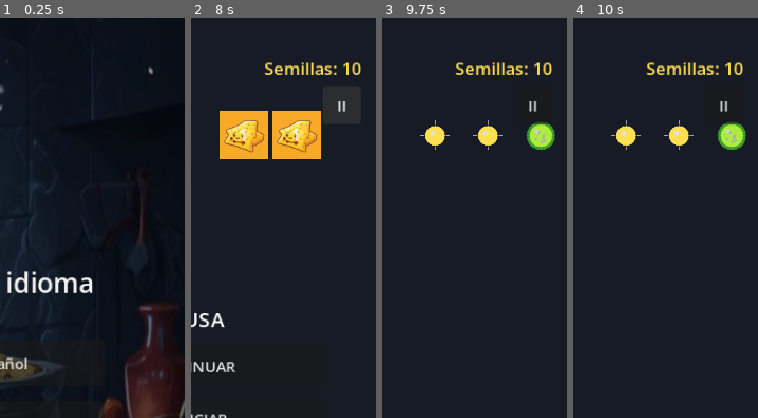
Above: before the commit, frames 1-4 (left to right).
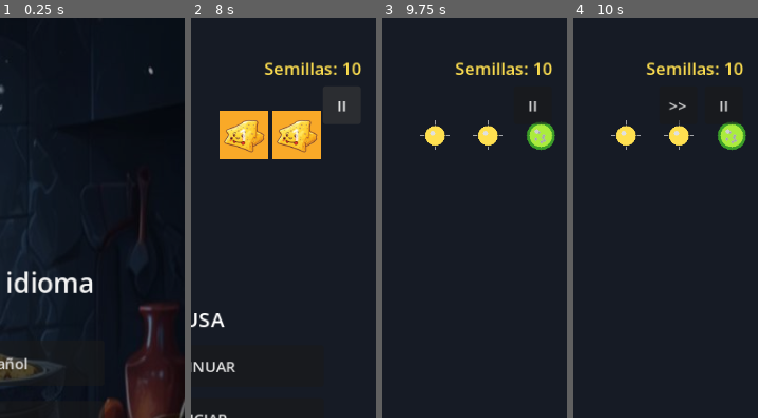
Above: after the commit, the same moments.

Repository: JoseNoIP/gb-TotopoSmash
Game: Godot game, scene res://src/scenes/MainMenu.tscn
Same seed, same stepped clock (60 frames per second), same inputs: the game is played once before the commit and once after it.
Inputs (mouse positions are % of the whole screen's width and height, from its top left):
- Up to frame 1 (0.25 s): no input
- Up to frame 2 (8 s): click "Español" at 0.5 s; click "NIVELES" at 1.25 s; click "1" at 2 s; click "II" at 2.75 s; click "REINICIAR" at 3.5 s; click "EMPEZAR" at 4.25 s; click "II" at 5 s; click "REINICIAR" at 5.75 s; click "EMPEZAR" at 6.5 s; click "II" at 7.25 s
- Up to frame 3 (9.75 s): click "REINICIAR" at 8 s; click "EMPEZAR" at 8.75 s; tap Enter at 9.5 s; move the mouse to (72, 45) at 9.52 s; hold Shift from 9.53 s (still down); click (72, 45) at 9.67 s
- Up to frame 4 (10 s): keep holding Shift
The pictures show only the part of the screen within x 50-100%, y 0-50%; the shares and areas given below are measured in that part.

Frames 1-3 are identical in both runs. In frame 4, 0.1% of the frame differs, in the area x 51-62%, y 21-27%.

Commit message:
feat: Add "recall seeds" functionality to allow immediate landing of active seeds

Diff:
--- a/src/core/EventBus.gd
+++ b/src/core/EventBus.gd
@@ -25,6 +25,11 @@
 ## Emitida por Mortar al soltar el dedo. TurnManager la escucha para iniciar la ráfaga.
 signal fire_requested(direction: Vector2, origin: Vector2)
 signal burst_fired(seed_count: int)
+## Emitida por el botón de "recoger semillas" del HUD (pedido explícito del usuario: no
+## esperar a que cada semilla termine su recorrido, sobre todo en niveles con cientos de
+## semillas donde ni siquiera el boost de mantener presionado se siente suficiente).
+## TurnManager la escucha y fuerza el aterrizaje de TODAS las semillas activas ya mismo.
+signal recall_all_seeds_requested
 signal all_seeds_returned(landing_x: float)
 signal molcajete_position_changed(new_x: float)
 signal seed_count_changed(new_count: int)
--- a/src/features/board/turn_manager.gd
+++ b/src/features/board/turn_manager.gd
@@ -30,6 +30,7 @@
 	EventBus.fire_requested.connect(_on_fire_requested)
 	EventBus.seed_extra_touched.connect(_on_seed_extra_touched)
 	EventBus.turn_advanced.connect(_on_turn_advanced)
+	EventBus.recall_all_seeds_requested.connect(_on_recall_all_seeds_requested)
 
 
 func get_seed_count() -> int:
@@ -143,6 +144,22 @@
 		EventBus.all_seeds_returned.emit(x_position)
 
 
+## Pedido explícito del usuario: no obligar a esperar el recorrido completo de cada
+## semilla (ni el boost de mantener presionado alcanza cuando hay cientos de semillas —
+## ej. los niveles `static` del pack Mundial). Cancela cualquier disparo pendiente de la
+## ráfaga (no tiene sentido seguir disparando semillas que van a aterrizar ya mismo) y
+## fuerza el aterrizaje de TODAS las semillas activas — cada `force_land()` emite `landed`
+## como si hubiera llegado sola al piso, así que `_on_seed_landed()` de arriba resuelve el
+## fin del turno exactamente igual que un aterrizaje natural, sin lógica duplicada.
+func _on_recall_all_seeds_requested() -> void:
+	if _active_seeds <= 0 and _seeds_to_fire <= 0:
+		return
+	_seeds_to_fire = 0
+	_fire_timer.stop()
+	for seed_node: Node in get_tree().get_nodes_in_group(&"seeds"):
+		seed_node.call(&"force_land")
+
+
 func _on_seed_extra_touched(_origin: Vector2, amount: int) -> void:
 	_seed_count += amount
 	EventBus.seed_extra_collected.emit(_seed_count)
--- a/src/features/projectiles/seed.gd
+++ b/src/features/projectiles/seed.gd
@@ -96,14 +96,14 @@
 		remaining = PhysicsMathGd.reflect(collision.get_remainder(), collision.get_normal())
 		iterations += 1
 	if global_position.y >= _floor_y:
-		_land()
+		force_land()
 
 
 func _handle_collision(collision: KinematicCollision2D) -> void:
 	velocity = PhysicsMathGd.reflect(velocity, collision.get_normal())
 	_bounce_count += 1
 	if _bounce_count >= Constants.SEED_MAX_BOUNCES_SAFETY:
-		_land()
+		force_land()
 		return
 	var collider: Object = collision.get_collider()
 	## block_type es "" para paredes/techo (WorldBounds no tiene esa propiedad); Object.get()
@@ -135,7 +135,14 @@
 	split_requested.emit(mirrored)
 
 
-func _land() -> void:
+## Pública (no privada) a propósito: además de llamarse sola al tocar el piso, TurnManager
+## la invoca desde afuera para el "recall" manual (pedido explícito del usuario: no
+## esperar a que cada semilla termine su recorrido cuando ya no quedan bloques que
+## destruir, o simplemente porque el jugador quiere adelantar el turno). Mismo efecto en
+## ambos casos: aterriza en la posición X actual y emite `landed` — TurnManager no
+## necesita ninguna lógica especial para el caso "forzado", es indistinguible del
+## aterrizaje natural para el resto del sistema.
+func force_land() -> void:
 	if _landed:
 		return
 	_landed = true
--- a/src/features/ui/HUD.gd
+++ b/src/features/ui/HUD.gd
@@ -3,10 +3,16 @@
 ## Instanciado por Game.tscn (construcción 100% programática, sin sprites — ver
 ## CLAUDE.md sección FTUE). Sin lógica de juego: solo refleja EventBus / GameManager.
 
+const TurnManagerGd := preload("res://src/features/board/turn_manager.gd")
+
 var _score_label: Label = Label.new()
 var _wave_label: Label = Label.new()
 var _seed_label: Label = Label.new()
 var _pause_button: Button = Button.new()
+## Botón "recoger semillas" (pedido explícito del usuario) — solo visible mientras hay
+## una ráfaga en curso (FIRING/RESOLVING/RETURNING); no tiene sentido en AIMING/ADVANCING,
+## no hay nada que recoger todavía o ya se recogió todo.
+var _recall_button: Button = Button.new()
 
 
 ## NO leer GameManager.is_level_mode()/get_current_level_id() aquí directo: HUD nace
@@ -22,6 +28,7 @@
 	EventBus.seed_count_changed.connect(_on_seed_count_changed)
 	EventBus.game_started.connect(_on_game_started)
 	EventBus.wave_advanced.connect(_on_wave_advanced)
+	EventBus.turn_phase_changed.connect(_on_turn_phase_changed)
 	_on_score_changed(GameManager.get_score())
 
 
@@ -67,6 +74,15 @@
 	_pause_button.pressed.connect(_on_pause_pressed)
 	add_child(_pause_button)
 
+	## ">>" (símbolo plano, mismo criterio que "II" de pausa arriba — ninguno de los dos
+	## pasa por tr(), son glifos, no texto traducible) a la izquierda del botón de pausa.
+	_recall_button.text = ">>"
+	_recall_button.position = Vector2(Constants.DESIGN_WIDTH - 104.0, 72.0)
+	_recall_button.set_size(Vector2(40.0, 40.0))
+	_recall_button.visible = false
+	_recall_button.pressed.connect(_on_recall_pressed)
+	add_child(_recall_button)
+
 
 func _style_label(label: Label, color: Color) -> void:
 	label.add_theme_font_size_override(&"font_size", Constants.UI_MIN_FONT_SIZE)
@@ -88,5 +104,19 @@
 	_seed_label.text = tr(&"LABEL_SEEDS") % new_count
 
 
+## Visible solo mientras hay una ráfaga en curso — en AIMING (apuntando) o ADVANCING
+## (tablero ya resuelto, a punto de volver a AIMING) no hay ninguna semilla que recoger.
+func _on_turn_phase_changed(phase: int) -> void:
+	_recall_button.visible = (
+		phase == TurnManagerGd.Phase.FIRING
+		or phase == TurnManagerGd.Phase.RESOLVING
+		or phase == TurnManagerGd.Phase.RETURNING
+	)
+
+
+func _on_recall_pressed() -> void:
+	EventBus.recall_all_seeds_requested.emit()
+
+
 func _on_pause_pressed() -> void:
 	GameManager.pause_game()
--- a/tests/unit/test_turn_manager.gd
+++ b/tests/unit/test_turn_manager.gd
@@ -76,6 +76,40 @@
 	var before: int = turn_manager.call(&"get_seed_count")
 	EventBus.seed_extra_touched.emit(Vector2.ZERO, 25)
 	assert_eq(turn_manager.call(&"get_seed_count"), before + 25)
+
+
+## Pedido explícito del usuario: no esperar el recorrido completo de cada semilla. Dispara
+## una ráfaga real (solo alcanza a spawnear la primera semilla en un frame — el resto
+## sigue en cola en _seeds_to_fire, disparadas por el Timer) y confirma que el recall
+## corta la ráfaga pendiente Y aterriza la semilla ya activa en el mismo golpe, avanzando
+## el turno exactamente igual que un aterrizaje 100% natural.
+func test_recall_all_seeds_cancels_pending_burst_and_advances_turn() -> void:
+	var board: Node2D = BoardManagerGd.new()
+	add_child_autofree(board)
+	var turn_manager: Node = TurnManagerGd.new()
+	add_child_autofree(turn_manager)
+	GameManager.start_game()
+	EventBus.fire_requested.emit(Vector2.UP, Vector2(100.0, 700.0))
+	await get_tree().process_frame  ## deja que el add_child deferido de la semilla entre al árbol
+	assert_true(int(turn_manager.get(&"_seeds_to_fire")) > 0, "arreglo del test: ráfaga en curso")
+	watch_signals(EventBus)
+	EventBus.recall_all_seeds_requested.emit()
+	assert_eq(int(turn_manager.get(&"_seeds_to_fire")), 0, "el recall cancela lo que faltaba disparar")
+	assert_signal_emitted(EventBus, "all_seeds_returned")
+	## BoardManager escucha all_seeds_returned de forma síncrona y emite turn_advanced,
+	## que a su vez devuelve la fase a AIMING antes de que este emit() retorne — la cadena
+	## completa se resuelve en el mismo golpe, igual que con un aterrizaje 100% natural.
+	assert_eq(turn_manager.call(&"get_phase"), TurnManagerGd.Phase.AIMING)
+
+
+func test_recall_all_seeds_does_nothing_without_an_active_turn() -> void:
+	var turn_manager: Node = TurnManagerGd.new()
+	add_child_autofree(turn_manager)
+	GameManager.start_game()
+	watch_signals(EventBus)
+	EventBus.recall_all_seeds_requested.emit()
+	assert_signal_not_emitted(EventBus, "all_seeds_returned")
+	assert_eq(turn_manager.call(&"get_phase"), TurnManagerGd.Phase.AIMING)
 
 
 func test_fire_requested_ignored_outside_aiming_phase() -> void:
Not shown, changed: CLAUDE.md
Not shown, changed: idea-base.md
